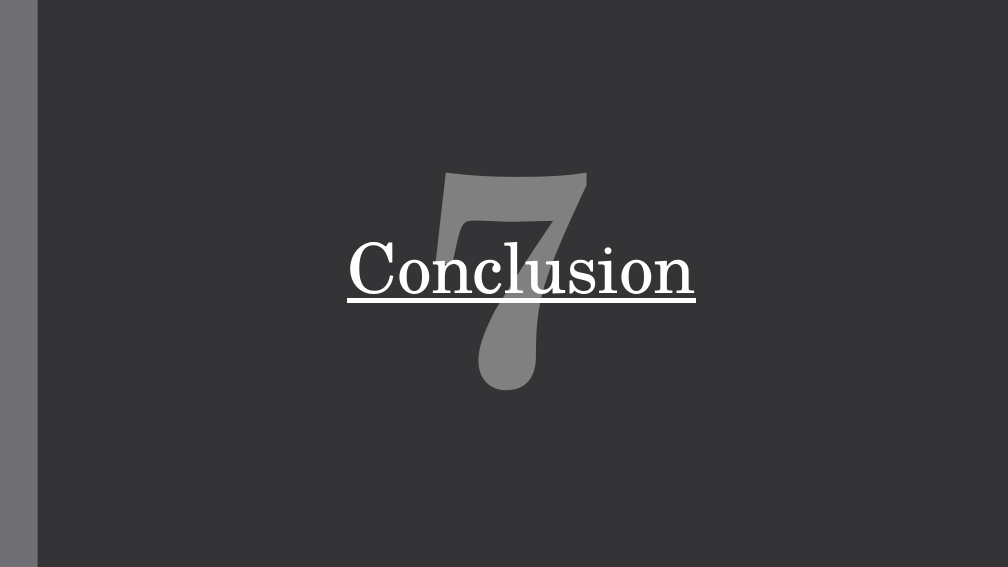
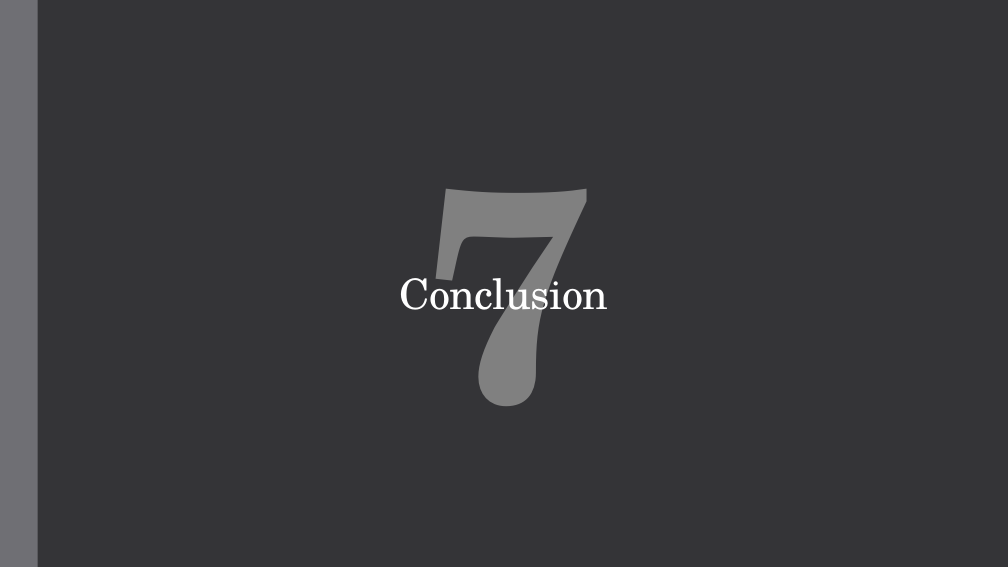
Before and after one commit to fuzzylove87/QF604-Econometrics, a slide deck: slide 27 of QF604 Econometrics Final v1.0.pptx (slide 43 before the commit). Drawn at 1008x567 pixels with LibreOffice and Linux fonts; fonts in the diff are those of the drawing. Boxes give left, top, right and bottom in pixels: in the first picture for what was removed or moved away, otherwise in the second. Text is boxed around its words. In the diff, an @@ line names an element or a change of style, - is before the commit and + after.

```diff
--- a/QF604 Econometrics Final v1.0.pptx
+++ b/QF604 Econometrics Final v1.0.pptx
@@ text "7": place and size @@
-text "7" at (423, 173, 596, 390)
+text "7" at (422, 189, 595, 406)
@@ title "Conclusion": place and size @@
-title "Conclusion" at (347, 225, 695, 314)
+title "Conclusion" at (400, 268, 609, 322)
@@ title "Conclusion" at (400, 268, 609, 322): size 66 to 40 pt, underline off @@
```
Also in this commit, not shown: 1 other slide changed, 8 slides added, 27 slides removed.
